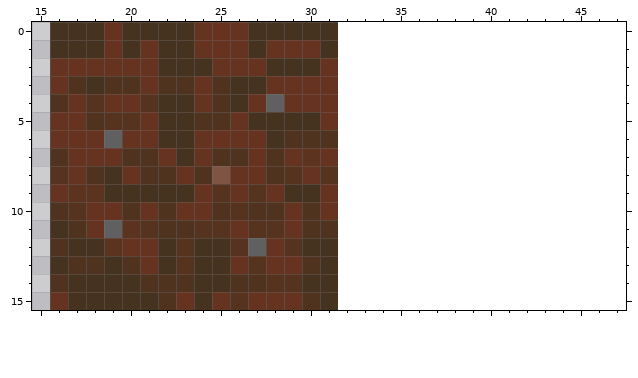
Pixel-art sprite -- src/main/resources/textures/atlas.png. Above: the version before the commit.
The file is 32x16 pixels. Colours within 5 levels of each other are drawn and written as one. Shown: x 15..47, y 0..15. The old version is drawn lined up with the new one, on the new canvas.
After the commit:
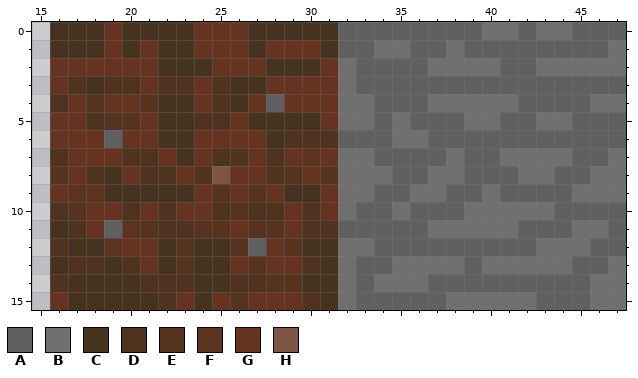
Palette (. is transparent): A #606060  B #707070  C #46331f  D #4f331f  E #55331f  F #5c331f  G #65331f  H #7e5443
Difference:
{"change": "canvas 32x16 -> 48x16"}
{"y":0,"x":32,"old":"................","new":"AAAAAAAABBABBAAA"}
{"y":1,"x":32,"old":"................","new":"AABBAABAAAAAAAAB"}
{"y":2,"x":32,"old":"................","new":"BAAAABBBBAABBBBB"}
{"y":3,"x":32,"old":"................","new":"BAAAAAAAAAAAAAAA"}
{"y":4,"x":32,"old":"................","new":"BBAAABBBBBAAAABB"}
{"y":5,"x":32,"old":"................","new":"BBABAAABBAABBAAA"}
{"y":6,"x":32,"old":"................","new":"AAABBAAAAAAAAAAA"}
{"y":7,"x":32,"old":"................","new":"BBAAAABAABBBBAAB"}
{"y":8,"x":32,"old":"................","new":"BBBAABBAAABBAABB"}
{"y":9,"x":32,"old":"................","new":"BBAABBAABAAAABBB"}
{"y":10,"x":32,"old":"................","new":"BAABAAABBBBBAAAA"}
{"y":11,"x":32,"old":"................","new":"AAAAABBBBBAAABBA"}
{"y":12,"x":32,"old":"................","new":"BBAAAAAAAAABBBAA"}
{"y":13,"x":32,"old":"................","new":"BAABBBBABBBBBAAB"}
{"y":14,"x":32,"old":"................","new":"BABBBAAAAAAAAABB"}
{"y":15,"x":32,"old":"................","new":"BAAAAABBBBBAAABB"}
